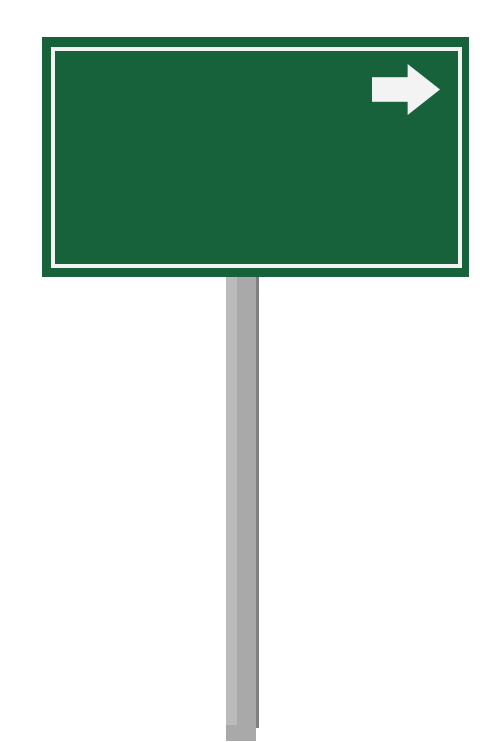
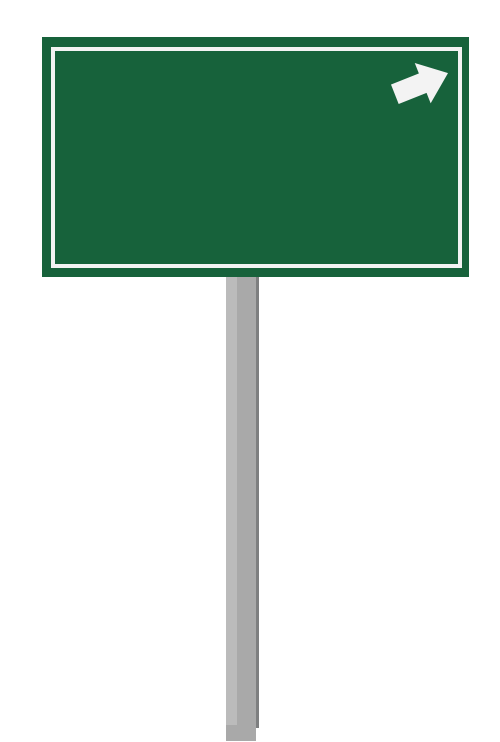
Layers edited between the first and the second 500x742 image:
painted on "Shape 1" over (372, 63, 448, 115)
